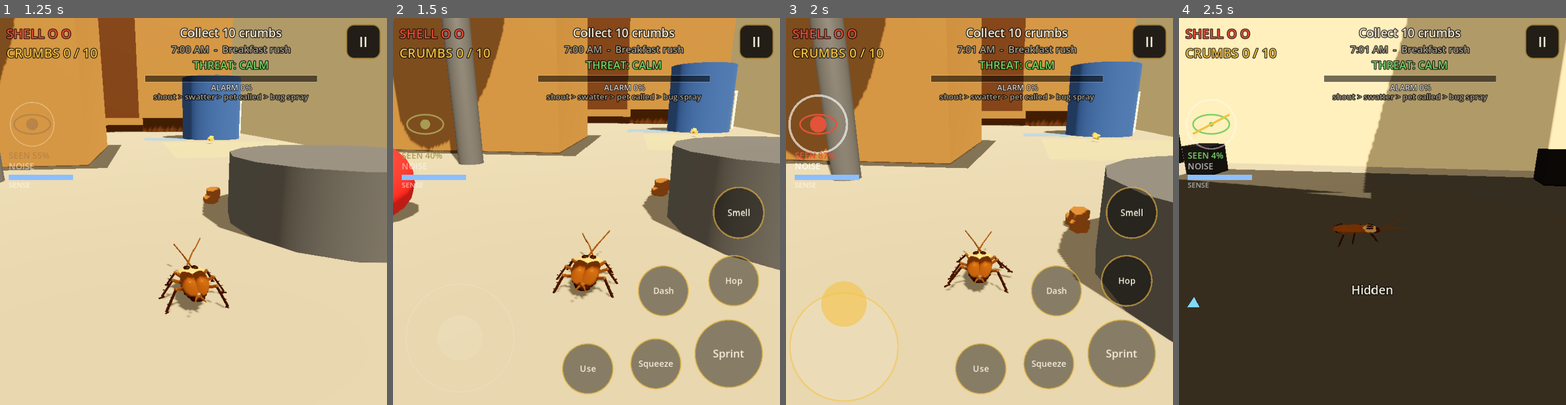
Above: before the commit, frames 1-4 (left to right).
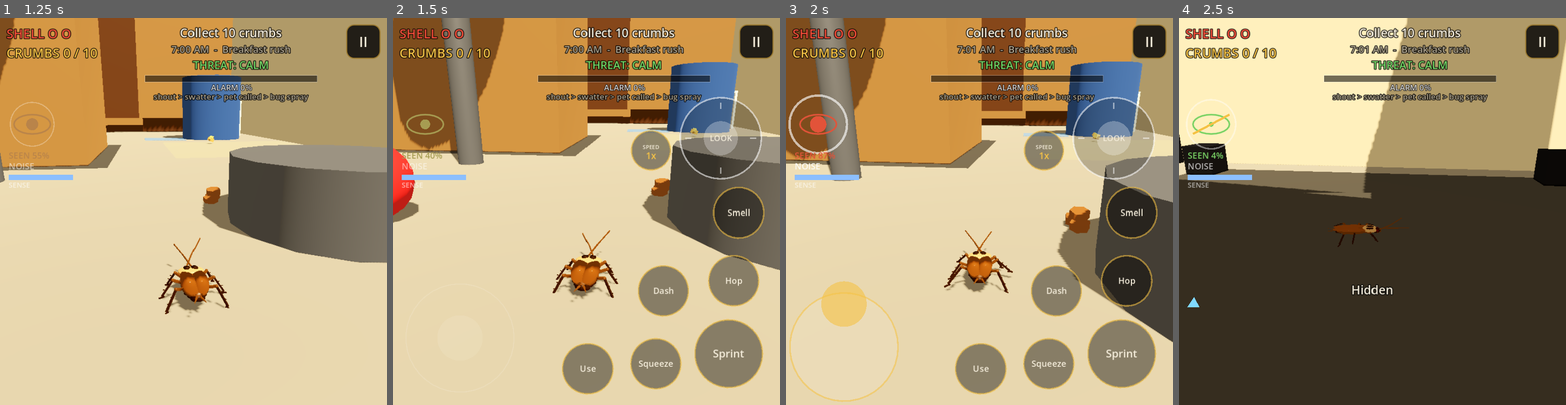
Above: after the commit, the same moments.

Repository: Namastegeitz/Eddie-G
Game: Godot game, scene res://tests/phase_audit.tscn
The game is run twice, just before and just after one commit, with the same random seed, the same clock (stepped at 60 frames per second) and the same inputs. This scene is started directly instead of the project's main scene. Sound files missing from this copy of the repository are replaced by a short silence.
Inputs (mouse positions are in pixels of both pictures, inside the frame that each line leads up to):
- Up to frame 1 (1.25 s): tap Enter at 0.5 s; move the mouse to (212, 211) at 0.52 s; hold W from 0.53 s (still down); tap C at 0.6 s; click (212, 211) at 0.67 s; tap Space at 0.77, 1.07 s
- Up to frame 2 (1.5 s): keep holding W; move the mouse to (567, 211) at 1.27 s; tap F at 1.35 s
- Up to frame 3 (2 s): keep holding W; tap Space at 1.52, 1.82 s
- Up to frame 4 (2.5 s): move the mouse to (1411, 126) at 2.02 s; release W at 2.03 s; hold D from 2.03 s (still down); tap Q at 2.1 s

Frame 1 is identical in both runs. In frame 2, 3.4% of the frame differs, in the area x 61-96%, y 20-42%; in frame 3, 4.3%; in frame 4, nothing differs.

Commit message:
Bug's-Eye View: touch look stick with a look-speed button
- A fixed look stick on the right, above the action buttons: hold it
  off-centre to keep turning; squared response so small pushes aim finely
  and a full push turns quickly (about 105 degrees a second at 1x), eased in
  by the camera. Dragging anywhere else still looks too.
- A SPEED button beside it shows the touch look speed and steps it
  0.5x / 0.75x / 1x / 1.5x / 2x (same setting as Settings > Touch look speed).
- Phase audit section 12 (9 checks). Smoke 120, audit 285 (258 in the
  exported pack), all passing.

Co-Authored-By: Claude Opus 5.5 <noreply@anthropic.com>
Claude-Session: https://claude.ai/code/session_01QbbmFMpD3RFwrjJxN5ywBQ

Diff:
--- a/apps/bugs-eye-view/autoload/input_router.gd
+++ b/apps/bugs-eye-view/autoload/input_router.gd
@@ -16,6 +16,9 @@
 	"jump", "primary", "secondary", "interact", "dodge", "sense", "creep"]
 const MOUSE_LOOK_SCALE := 1.0
 const STICK_LOOK_SPEED := 900.0
+## The on-screen look stick at full tilt (gentler than a gamepad; the camera
+## eases it in). Scaled by "Touch look speed".
+const TOUCH_STICK_LOOK_SPEED := 520.0
 const CREEP_SCALE := 0.4
 ## Browsers can report one huge jump right after pointer lock; ignore it.
 const CAPTURE_GRACE := 0.25
@@ -31,6 +34,7 @@
 var _touch_move: Vector2 = Vector2.ZERO
 var _look_accum: Vector2 = Vector2.ZERO
 var _touch_look_accum: Vector2 = Vector2.ZERO
+var _touch_look_stick: Vector2 = Vector2.ZERO
 var _touch_held: Dictionary = {}
 var _capture_grace := 0.0
 
@@ -203,6 +207,7 @@
 		_touch_move = Vector2.ZERO
 		_look_accum = Vector2.ZERO
 		_touch_look_accum = Vector2.ZERO
+		_touch_look_stick = Vector2.ZERO
 		for a: StringName in _touch_held.keys():
 			if _touch_held[a]:
 				action_released.emit(a)
@@ -307,6 +312,27 @@
 	_touch_look_accum += d
 
 
+## On-screen look stick deflection (-1..1 each axis), from TouchControls.
+func set_touch_look_stick(v: Vector2) -> void:
+	_touch_look_stick = v.limit_length(1.0)
+
+
+func get_touch_look_stick() -> Vector2:
+	return _touch_look_stick
+
+
+## Turn from the look stick this frame. Squared response: small pushes turn
+## gently for aiming, a full push turns quickly.
+func get_touch_stick_look(delta: float) -> Vector2:
+	if not enabled or _touch_look_stick == Vector2.ZERO:
+		return Vector2.ZERO
+	var v := _touch_look_stick * _touch_look_stick.length()
+	var d := v * TOUCH_STICK_LOOK_SPEED * delta * touch_look_sensitivity
+	if invert_y:
+		d.y = -d.y
+	return d
+
+
 ## Touch-drag look since last call (the camera eases it in; see FollowCamera).
 func get_touch_look_delta() -> Vector2:
 	var d := _touch_look_accum * touch_look_sensitivity
--- a/apps/bugs-eye-view/scripts/camera/follow_camera.gd
+++ b/apps/bugs-eye-view/scripts/camera/follow_camera.gd
@@ -75,7 +75,7 @@
 		return
 	var look := InputRouter.get_look_delta(delta)
 	# Touch drags are eased in over a few frames instead of snapping.
-	_touch_pending += InputRouter.get_touch_look_delta()
+	_touch_pending += InputRouter.get_touch_look_delta() + InputRouter.get_touch_stick_look(delta)
 	var step := _touch_pending * (1.0 - exp(-touch_look_smoothing * delta))
 	_touch_pending -= step
 	look += step
--- a/apps/bugs-eye-view/scripts/ui/touch_controls.gd
+++ b/apps/bugs-eye-view/scripts/ui/touch_controls.gd
@@ -1,8 +1,9 @@
 class_name TouchControls
 extends Control
-## On-screen controls for phones: a floating joystick (left), context action
-## buttons (right) labelled for the current bug, drag anywhere else to look,
-## and quick taps aim (spider web). Multi-touch safe; everything goes to
+## On-screen controls for phones: a floating move joystick (left), context
+## action buttons (right) labelled for the current bug, a look stick above the
+## buttons with a look-speed button beside it, drag anywhere else to look, and
+## quick taps aim (spider web). Multi-touch safe; everything goes to
 ## InputRouter. Auto-shown on touchscreens.
 
 const ACTIONS: Array[StringName] = [&"primary", &"jump", &"secondary", &"dodge", &"interact", &"sense"]
@@ -11,6 +12,8 @@
 ## Drag-to-look gain (was 1.4: too twitchy on phones). Players can scale it
 ## with "Touch look speed" in Settings.
 const LOOK_GAIN := 0.6
+## Look speeds the speed button steps through (the "Touch look speed" setting).
+const LOOK_SPEEDS: Array[float] = [0.5, 0.75, 1.0, 1.5, 2.0]
 
 var player: BugBase
 var _labels: Dictionary = {}
@@ -26,6 +29,14 @@
 var _stick_knob := Vector2.ZERO
 var _stick_r := 90.0
 var _font: Font
+# Look stick (fixed, right side above the buttons) and its speed button.
+var look_center := Vector2.ZERO
+var look_radius := 80.0
+var speed_center := Vector2.ZERO
+var speed_radius := 34.0
+var _look_index := -1
+var _look_knob := Vector2.ZERO
+var _speed_held := false
 
 
 func _ready() -> void:
@@ -63,7 +74,36 @@
 	}
 	for k: StringName in ACTIONS:
 		_btn_r[k] = r * (1.35 if k == &"primary" else 1.0)
-	queue_redraw()
+	# Look stick just above the button cluster, speed button to its left.
+	look_radius = clampf(m * 0.105, 56.0, 100.0)
+	speed_radius = r * 0.78
+	var buttons_top := float(_btn_pos[&"sense"].y) - r
+	look_center = Vector2(s.x - 16.0 - look_radius - r * 0.4, buttons_top - 16.0 - look_radius)
+	look_center.y = maxf(look_center.y, s.y * 0.13 + look_radius)
+	speed_center = look_center + Vector2(-look_radius - 18.0 - speed_radius, look_radius * 0.3)
+	_look_knob = look_center
+	queue_redraw()
+
+
+## Steps the look speed up through LOOK_SPEEDS, wrapping back to the slowest.
+func cycle_look_speed() -> float:
+	var cur := float(SaveSystem.get_setting("touch_look_sensitivity", 1.0))
+	var next := LOOK_SPEEDS[0]
+	for v in LOOK_SPEEDS:
+		if v > cur + 0.01:
+			next = v
+			break
+	SaveSystem.set_setting("touch_look_sensitivity", next)
+	SaveSystem.save_game()
+	queue_redraw()
+	return next
+
+
+static func speed_label(v: float) -> String:
+	var t := String.num(v, 2)
+	if t.ends_with(".0"):
+		t = t.left(-2)
+	return t + "x"
 
 
 func _process(delta: float) -> void:
@@ -106,6 +146,14 @@
 		_touch_kind[i] = b
 		_held[b] = true
 		InputRouter.set_touch_action(b, true)
+	elif pos.distance_to(speed_center) <= speed_radius * 1.2:
+		_touch_kind[i] = &"speed"
+		_speed_held = true
+		cycle_look_speed()
+	elif pos.distance_to(look_center) <= look_radius * 1.25 and _look_index == -1:
+		_touch_kind[i] = &"lookstick"
+		_look_index = i
+		_set_look_knob(pos)
 	elif pos.x < size.x * 0.45 and pos.y > size.y * 0.35 and _stick_index == -1:
 		_touch_kind[i] = &"stick"
 		_stick_index = i
@@ -129,6 +177,10 @@
 		queue_redraw()
 	elif kind == &"look":
 		InputRouter.add_touch_look(rel * LOOK_GAIN)
+	elif kind == &"lookstick":
+		_set_look_knob(pos)
+	elif kind == &"speed" or kind == &"released":
+		pass
 	elif kind != &"":
 		# Slid off a button: release it.
 		if pos.distance_to(_btn_pos[kind]) > float(_btn_r[kind]) * 1.6:
@@ -142,6 +194,12 @@
 	if kind == &"stick":
 		_stick_index = -1
 		InputRouter.set_touch_move(Vector2.ZERO)
+	elif kind == &"lookstick":
+		_look_index = -1
+		_look_knob = look_center
+		InputRouter.set_touch_look_stick(Vector2.ZERO)
+	elif kind == &"speed":
+		_speed_held = false
 	elif kind == &"look":
 		var dt := Time.get_ticks_msec() / 1000.0 - float(_touch_time.get(i, 0.0))
 		var start: Vector2 = _touch_start.get(i, pos)
@@ -152,6 +210,13 @@
 	_touch_kind.erase(i)
 	_touch_start.erase(i)
 	_touch_time.erase(i)
+	queue_redraw()
+
+
+func _set_look_knob(pos: Vector2) -> void:
+	var off := (pos - look_center).limit_length(look_radius)
+	_look_knob = look_center + off
+	InputRouter.set_touch_look_stick(off / look_radius)
 	queue_redraw()
 
 
@@ -173,6 +238,7 @@
 		var hint := Vector2(_stick_r + 24.0, size.y - _stick_r - 24.0)
 		draw_arc(hint, _stick_r, 0.0, TAU, 40, Color(1, 1, 1, 0.12), 2.0)
 		draw_circle(hint, _stick_r * 0.42, Color(1, 1, 1, 0.08))
+	_draw_look_controls(ring_col)
 	for k: StringName in ACTIONS:
 		var p: Vector2 = _btn_pos[k]
 		var r: float = _btn_r[k]
@@ -184,3 +250,31 @@
 		var w := _font.get_string_size(text, HORIZONTAL_ALIGNMENT_CENTER, -1, fs).x
 		draw_string(_font, p + Vector2(-w * 0.5, fs * 0.35), text, HORIZONTAL_ALIGNMENT_LEFT, -1, fs,
 			UIKit.INK if held else UIKit.TEXT)
+
+
+func _draw_look_controls(ring_col: Color) -> void:
+	var held := _look_index >= 0
+	draw_circle(look_center, look_radius, Color(0, 0, 0, 0.28 if held else 0.22))
+	draw_arc(look_center, look_radius, 0.0, TAU, 40, ring_col if held else Color(1, 1, 1, 0.55), 3.0)
+	# Direction ticks so it reads as a look stick.
+	for a in [0.0, PI * 0.5, PI, PI * 1.5]:
+		var d := Vector2.from_angle(a)
+		draw_line(look_center + d * look_radius * 0.72, look_center + d * look_radius * 0.88, Color(1, 1, 1, 0.5), 2.0)
+	draw_circle(_look_knob, look_radius * 0.42, Color(UIKit.GOLD.r, UIKit.GOLD.g, UIKit.GOLD.b, 0.7) if held else Color(1, 1, 1, 0.28))
+	var fs := int(clampf(look_radius * 0.2, 12.0, 18.0))
+	var label := "LOOK"
+	var w := _font.get_string_size(label, HORIZONTAL_ALIGNMENT_CENTER, -1, fs).x
+	draw_string(_font, _look_knob + Vector2(-w * 0.5, fs * 0.35), label, HORIZONTAL_ALIGNMENT_LEFT, -1, fs,
+		UIKit.INK if held else UIKit.TEXT)
+	# Look speed button: shows the current speed; tap to step it.
+	draw_circle(speed_center, speed_radius, Color(UIKit.GOLD.r, UIKit.GOLD.g, UIKit.GOLD.b, 0.75) if _speed_held else Color(0, 0, 0, 0.42))
+	draw_arc(speed_center, speed_radius, 0.0, TAU, 32, ring_col, 3.0)
+	var top := "SPEED"
+	var val := speed_label(float(SaveSystem.get_setting("touch_look_sensitivity", 1.0)))
+	var fs1 := int(clampf(speed_radius * 0.3, 10.0, 15.0))
+	var fs2 := int(clampf(speed_radius * 0.48, 13.0, 22.0))
+	var col := UIKit.INK if _speed_held else UIKit.TEXT
+	var w1 := _font.get_string_size(top, HORIZONTAL_ALIGNMENT_CENTER, -1, fs1).x
+	var w2 := _font.get_string_size(val, HORIZONTAL_ALIGNMENT_CENTER, -1, fs2).x
+	draw_string(_font, speed_center + Vector2(-w1 * 0.5, -fs1 * 0.25), top, HORIZONTAL_ALIGNMENT_LEFT, -1, fs1, col)
+	draw_string(_font, speed_center + Vector2(-w2 * 0.5, fs2 * 0.95), val, HORIZONTAL_ALIGNMENT_LEFT, -1, fs2, UIKit.GOLD if not _speed_held else col)
--- a/apps/bugs-eye-view/tests/phase_audit.gd
+++ b/apps/bugs-eye-view/tests/phase_audit.gd
@@ -35,6 +35,8 @@
 		await _phase10()
 	if only in [0, 11]:
 		await _phase11()
+	if only in [0, 12]:
+		await _phase12()
 	finish("phase audit")
 
 
@@ -1966,3 +1968,66 @@
 	await frames(10)
 	check(reader.activity == &"", "a loud noise right next to them wakes them up")
 	await unload(lvl)
+
+
+
+# --- Update: touch look stick and look-speed button --------------------------------
+
+func _stick_turn(lvl: Level, tc: TouchControls, push: Vector2, n: int) -> float:
+	await frames(45)  # let the previous turn finish easing out
+	var yaw0 := lvl.camera.yaw
+	touch(4, tc.look_center, true)
+	drag(4, tc.look_center + push, push)
+	await frames(n)
+	var turned := absf(lvl.camera.yaw - yaw0)
+	touch(4, tc.look_center + push, false)
+	return turned
+
+
+func _phase12() -> void:
+	print("-- Update: touch look stick with a look-speed button")
+	SaveSystem.data = SaveSystem.default_data()
+	SaveSystem.set_setting("touch_controls", "on")
+	var lvl := await load_level(&"kitchen", &"cockroach")
+	await frames(3)
+	var tc: TouchControls = null
+	for n in lvl.find_children("*", "Control", true, false):
+		if n is TouchControls:
+			tc = n
+	var r := tc.look_radius
+	var sense_top := float(tc._btn_pos[&"sense"].y) - float(tc._btn_r[&"sense"])
+	var overlaps := false
+	for k: StringName in TouchControls.ACTIONS:
+		var bp: Vector2 = tc._btn_pos[k]
+		var br: float = tc._btn_r[k]
+		overlaps = overlaps or bp.distance_to(tc.look_center) < br + r or bp.distance_to(tc.speed_center) < br + tc.speed_radius
+	check(tc.look_center.x > tc.size.x * 0.5 and tc.look_center.y + r <= sense_top and not overlaps
+		and tc.speed_center.distance_to(tc.look_center) < r + tc.speed_radius + 30.0,
+		"a look stick sits on the right above the buttons, with the speed button beside it")
+	var full := tc.look_radius
+	var t1: float = await _stick_turn(lvl, tc, Vector2(full, 0), 60)
+	var t2: float = await _stick_turn(lvl, tc, Vector2(full, 0), 120)
+	check(t1 > 0.8 and t2 > t1 * 1.6, "holding the look stick keeps the view turning (%.2f rad in 1 s, %.2f in 2 s)" % [t1, t2])
+	var gentle: float = await _stick_turn(lvl, tc, Vector2(full * 0.4, 0), 60)
+	check(gentle < t1 * 0.25, "a small push turns gently, for fine aiming (%.2f vs %.2f)" % [gentle, t1])
+	await frames(40)
+	var yaw_after := lvl.camera.yaw
+	await frames(30)
+	check(absf(lvl.camera.yaw - yaw_after) < 0.01, "letting go stops the turn")
+	var pitch0 := lvl.camera.pitch
+	await _stick_turn(lvl, tc, Vector2(0, full), 40)
+	check(lvl.camera.pitch < pitch0 - 0.2, "pushing the stick down looks down")
+	check(TouchControls.speed_label(float(SaveSystem.get_setting("touch_look_sensitivity", 1.0))) == "1x", "the speed button shows the look speed (1x)")
+	touch(5, tc.speed_center, true)
+	await frames(2)
+	touch(5, tc.speed_center, false)
+	var faster := float(SaveSystem.get_setting("touch_look_sensitivity", 1.0))
+	check(is_equal_approx(faster, 1.5), "tapping it steps the look speed up (1x -> %s)" % TouchControls.speed_label(faster))
+	var t3: float = await _stick_turn(lvl, tc, Vector2(full, 0), 60)
+	check(absf(t3 - t1 * 1.5) < t1 * 0.15, "and the stick turns faster to match (%.2f vs %.2f)" % [t3, t1])
+	var seen: Array[String] = [TouchControls.speed_label(faster)]
+	for i in 4:
+		seen.append(TouchControls.speed_label(tc.cycle_look_speed()))
+	check(seen == ["1.5x", "2x", "0.5x", "0.75x", "1x"], "it cycles 1.5x, 2x, 0.5x, 0.75x, back to 1x %s" % str(seen))
+	SaveSystem.set_setting("touch_controls", "auto")
+	await unload(lvl)
Not shown, changed: STATUS.md
Not shown, changed: apps/bugs-eye-view/RUN.md
